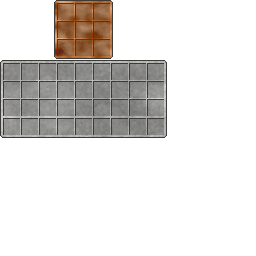
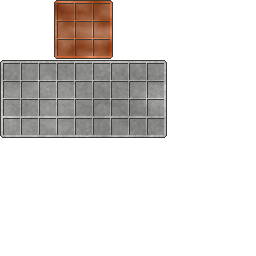
Layered file, before and after one edit (256x256). Changes by layer:
painted on "StrukturPouch" over [55,1,112,58]
